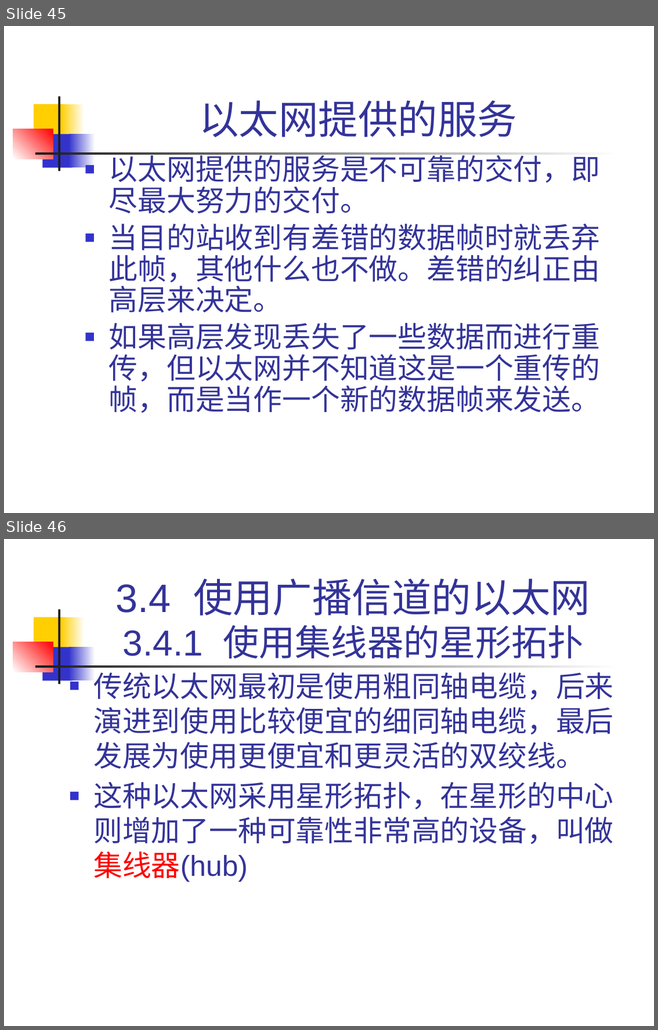
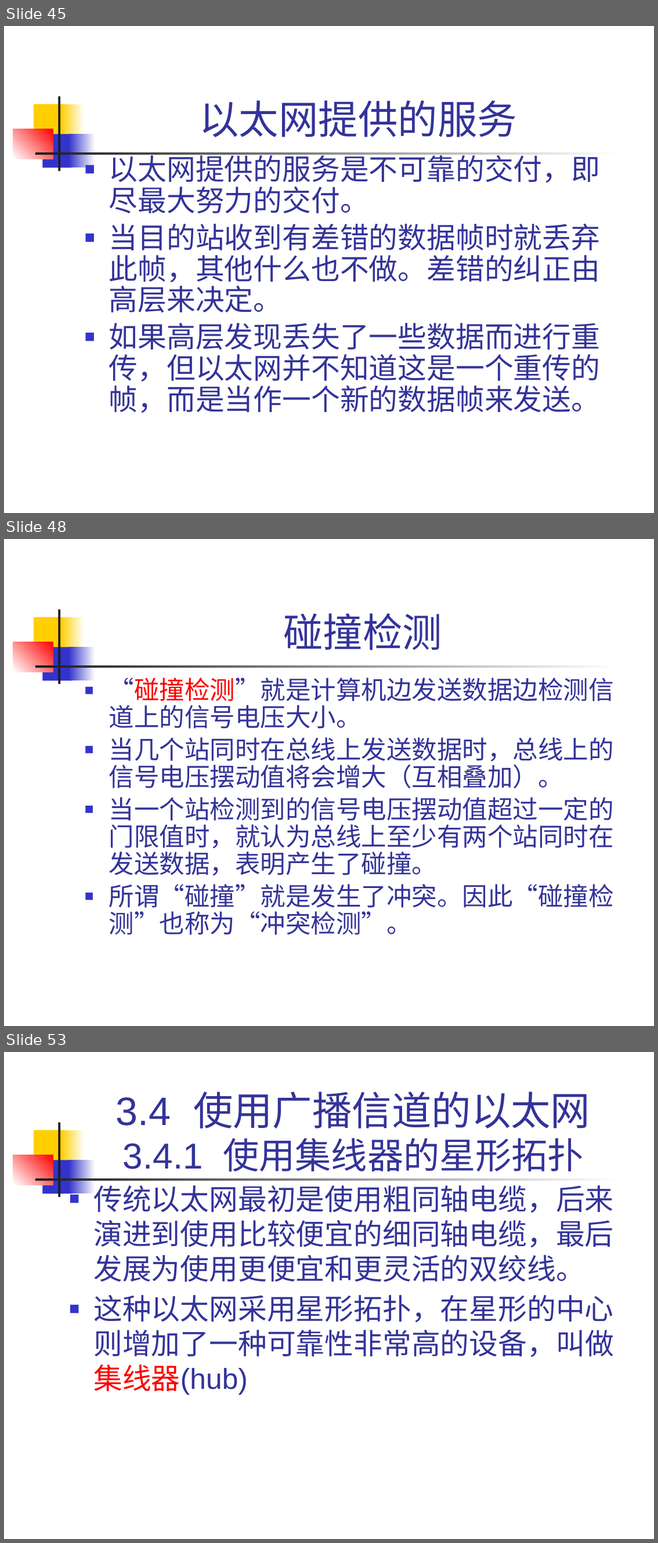
Before and after one commit to nanhapy/information-technology-materials, a slide deck: teaching-materials/network-intro/第三章 数据链路层.pptx. Shown one above the other, each under a label of ours: slides 45 and 46 before the commit, slides 45, 48 and 53 after it; the slides between them are not shown. The pictures are 658x1030 and 658x1543 pixels, drawn with LibreOffice and Linux fonts; fonts in the diff are those of the drawing. Boxes give left, top, right and bottom in pixels: in the first picture for what was removed or moved away, otherwise in the second. Text is boxed around its words. In the diff, an @@ line names an element or a change of style, - is before the commit and + after.

```diff
--- a/teaching-materials/network-intro/第三章 数据链路层.pptx
+++ b/teaching-materials/network-intro/第三章 数据链路层.pptx
@@ slide 48 added at (4, 539, 654, 1026), background #FFFFFF; not listed: 7 template elements that a slide beside it also shows @@
@@ title added at (283, 613, 442, 650), 44 pt, text #333399 @@
+碰撞检测
@@ text added at (109, 678, 614, 935), 28 pt, text #333399 @@
+■ “碰撞检测”就是计算机边发送数据边检测信道上的信号电压大小。
+■ 当几个站同时在总线上发送数据时，总线上的信号电压摆动值将会增大（互相叠加）。
+■ 当一个站检测到的信号电压摆动值超过一定的门限值时，就认为总线上至少有两个站同时在发送数据，表明产生了碰撞。
+■ 所谓“碰撞”就是发生了冲突。因此“碰撞检测”也称为“冲突检测”。
@@ what was slide 46 is now slide 53 @@
```
Also in this commit, not shown: 2 slides changed, 6 other slides added.
